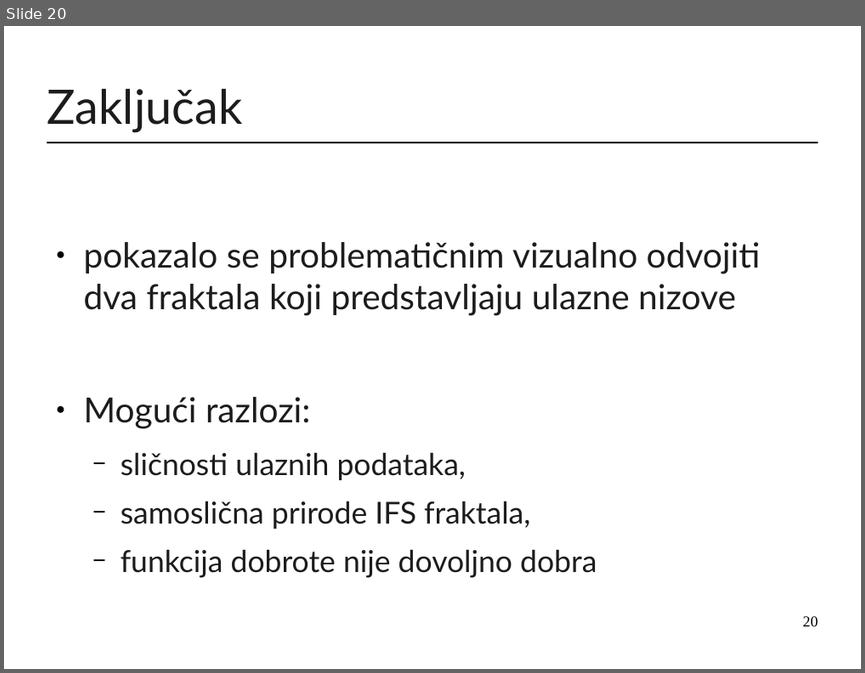
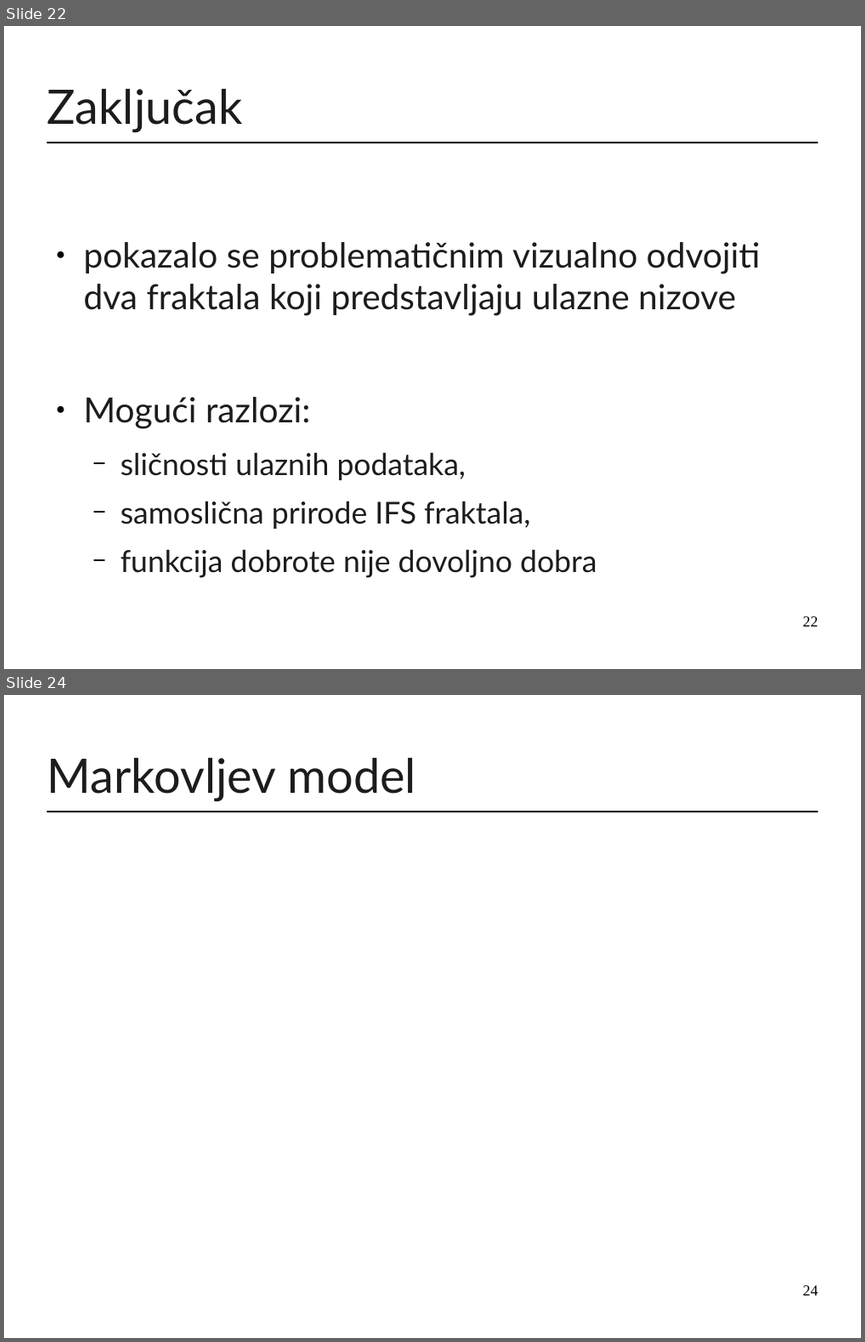
Before and after one commit to mirjamsk/DNAdrivenIFS, a slide deck: CD_bundle/prezentacija.odp. Shown one above the other, each under a label of ours: slide 20 before the commit, slides 22 and 24 after it; the slides between them are not shown. The pictures are 865x673 and 865x1342 pixels, drawn with LibreOffice and Linux fonts; fonts in the diff are those of the drawing. Boxes give left, top, right and bottom in pixels: in the first picture for what was removed or moved away, otherwise in the second. Text is boxed around its words. In the diff, an @@ line names an element or a change of style, - is before the commit and + after.

```diff
--- a/CD_bundle/prezentacija.odp
+++ b/CD_bundle/prezentacija.odp
@@ slide 24 added at (4, 695, 861, 1338), background #FFFFFF; not listed: 1 template element that a slide beside it also shows @@
@@ title added at (46, 758, 416, 801), 44 pt, text #1C1C1C @@
+Markovljev model
@@ page number added at (803, 1285, 818, 1295), 14 pt, text #000000 @@
+24
@@ what was slide 20 is now slide 22 @@
@@ page number at (803, 616, 818, 626): text changed @@
-20
+22
```
Also in this commit, not shown: 5 slides changed, 3 other slides added, 1 other file.
